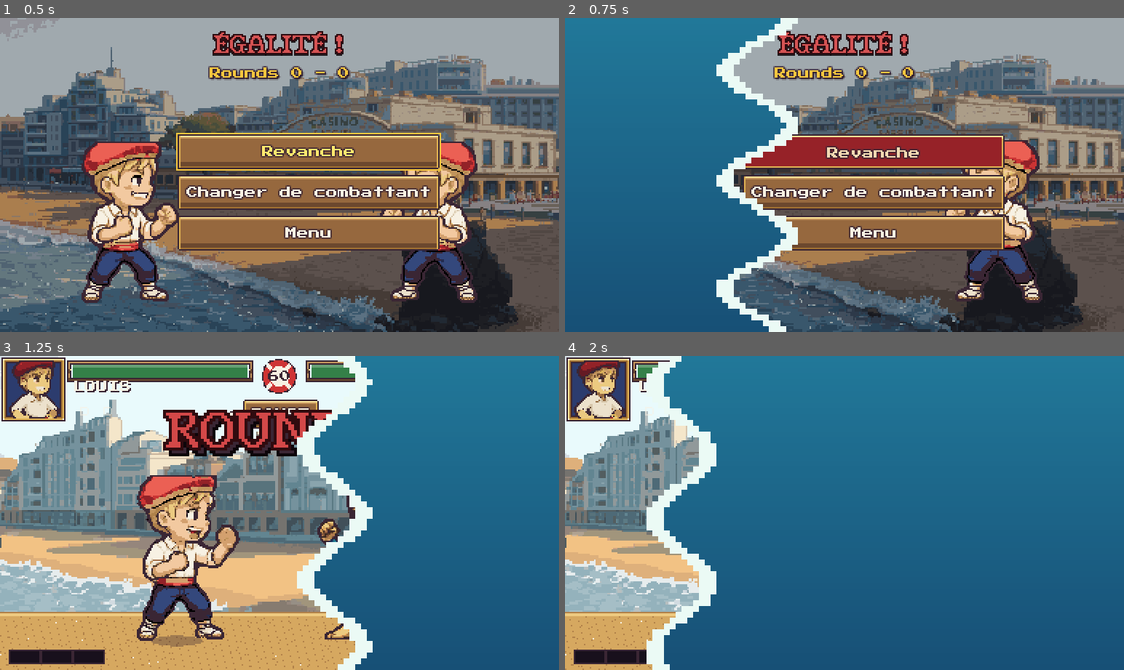
Above: before the commit, frames 1-4 (two rows, left to right).
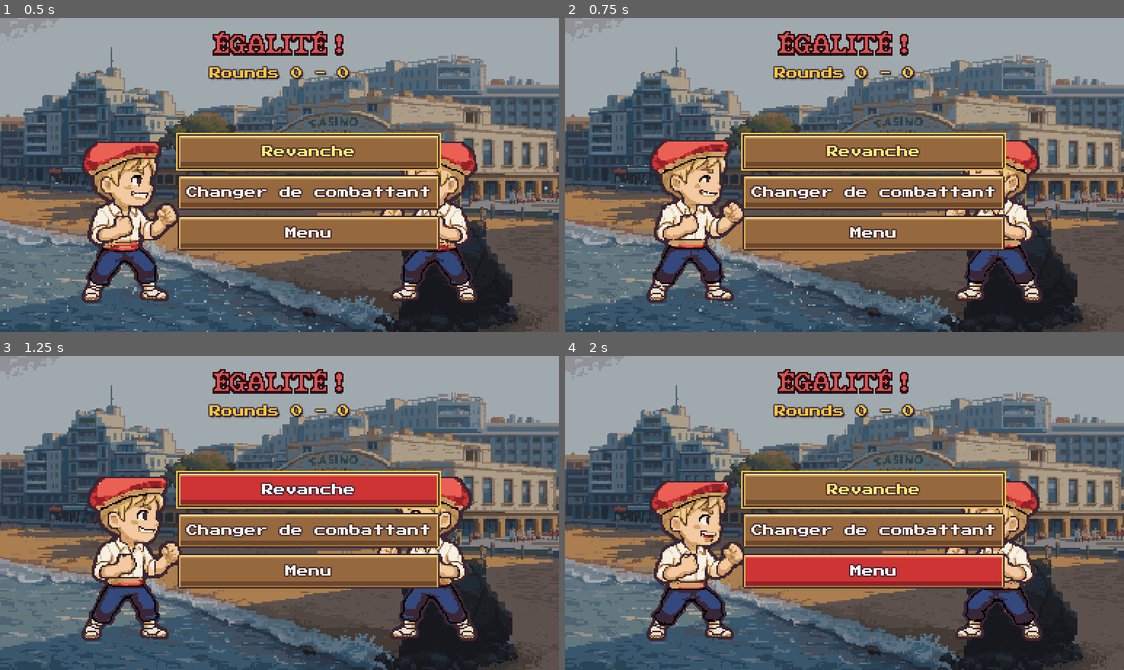
Above: after the commit, the same moments.

Repository: julienott/miarritze
Game: Godot game, scene res://src/ui/results/results.tscn
Two runs of this game, one before a commit and one after it. Both use one fixed random seed, a clock stepped at 60 frames per second and the inputs below. This scene is started directly instead of the project's main scene.
Inputs (mouse positions are in pixels of both pictures, inside the frame that each line leads up to):
- Up to frame 1 (0.5 s): no input
- Up to frame 2 (0.75 s): tap Enter (ui_accept) at 0.5 s; move the mouse to (967, 159) at 0.52 s; hold D (p1_right) from 0.53 s (still down); hold Enter (ui_accept) from 0.53 s (still down); click (967, 159) at 0.67 s
- Up to frame 3 (1.25 s): keep holding D (p1_right); keep holding Enter (ui_accept)
- Up to frame 4 (2 s): release D (p1_right) at 1.25 s; release Enter (ui_accept) at 1.25 s; drag from (732, 528) to (816, 575) at 1.27 s

Frame 1 is identical in both runs. In frame 2, 40% of the frame differs, in the area x 0-79%, y 0-100%; in frame 3, 99%; in frame 4, 100%, in the area x 0-100%, y 0-100%.

Commit message:
Manette : A, B et START dans ui_accept / ui_cancel (cause racine)
Godot ne met aucun bouton de manette dans ui_accept ni ui_cancel par
défaut : A ne validait rien et B ne revenait de nulle part dans les menus
(seuls la croix et le stick déplaçaient le focus). On ajoute A + START
(valider) et B (retour) au démarrage et après réinitialisation des touches.
En combat, B (= SPÉCIAL) n'ouvre pas la pause (START ou Échap) mais la
referme. Résultats : 0,7 s d'immunité, pour que les boutons martelés en fin
de combat ne valident ni ne quittent l'écran.

Co-Authored-By: Claude Opus 5.5 <noreply@anthropic.com>

Diff:
--- a/src/fight/view/fight_scene.gd
+++ b/src/fight/view/fight_scene.gd
@@ -226,7 +226,10 @@
 func _unhandled_input(event: InputEvent) -> void:
 	if event.is_action_pressed(&"debug_boxes") and OS.is_debug_build():
 		_debug.visible = not _debug.visible
-	elif event.is_action_pressed(&"ui_cancel") or InputDevice.is_start(event):
+	# B de la manette = SPÉCIAL en combat : il ne met en pause que s'il ferme
+	# la pause (START ou Échap l'ouvrent).
+	elif InputDevice.is_start(event) or (event.is_action_pressed(&"ui_cancel")
+			and (paused or not InputDevice.is_pad(event))):
 		if str(params.get("mode", "")) != "online":
 			get_viewport().set_input_as_handled()
 			_toggle_pause()
--- a/src/input/input_device.gd
+++ b/src/input/input_device.gd
@@ -86,15 +86,23 @@
 	return Input.get_connected_joypads().find(event.device)
 
 
-## Manette : START valide aussi dans les menus (ui_accept). À rappeler après
-## InputMap.load_from_project_settings() (réinitialisation des touches).
+## Godot ne met AUCUN bouton de manette dans ui_accept / ui_cancel par
+## défaut (seulement la croix et le stick dans ui_up…) : A et B ne faisaient
+## donc rien dans les menus. On ajoute A + START (valider) et B (retour).
+## À rappeler après InputMap.load_from_project_settings() (réinitialisation).
 static func install_menu_actions() -> void:
-	if not InputMap.has_action(&"ui_accept"):
+	_add_pad_button(&"ui_accept", JOY_BUTTON_A)
+	_add_pad_button(&"ui_accept", JOY_BUTTON_START)
+	_add_pad_button(&"ui_cancel", JOY_BUTTON_B)
+
+
+static func _add_pad_button(action: StringName, button: JoyButton) -> void:
+	if not InputMap.has_action(action):
 		return
-	for ev: InputEvent in InputMap.action_get_events(&"ui_accept"):
-		if ev is InputEventJoypadButton and (ev as InputEventJoypadButton).button_index == JOY_BUTTON_START:
+	for ev: InputEvent in InputMap.action_get_events(action):
+		if ev is InputEventJoypadButton and (ev as InputEventJoypadButton).button_index == button:
 			return
-	var start: InputEventJoypadButton = InputEventJoypadButton.new()
-	start.device = -1
-	start.button_index = JOY_BUTTON_START
-	InputMap.action_add_event(&"ui_accept", start)
+	var jb: InputEventJoypadButton = InputEventJoypadButton.new()
+	jb.device = -1
+	jb.button_index = button
+	InputMap.action_add_event(action, jb)
--- a/src/ui/results/results.gd
+++ b/src/ui/results/results.gd
@@ -6,6 +6,12 @@
 func _ready() -> void:
 	var params: Dictionary = SceneRouter.params
 	_mode = str(params.get("mode", ""))
+	# Les boutons du combat (A = PIED, B = SPÉCIAL à la manette, Espace) ne
+	# doivent pas valider ou quitter cet écran à peine arrivé.
+	_opened_ms = Time.get_ticks_msec()
+	get_viewport().gui_disable_input = true
+	get_tree().create_timer(INPUT_GRACE_MS / 1000.0).timeout.connect(func() -> void:
+		get_viewport().gui_disable_input = false)
 	var result: Dictionary = params.get("result", {})
 	var fight: Dictionary = params.get("fight", {})
 	UiKit.backdrop(self, "bg_beach", 0.35)
@@ -67,8 +73,16 @@
 
 
 ## B / Échap : en ligne, retour au salon ; sinon menu principal.
+const INPUT_GRACE_MS: int = 700
+var _opened_ms: int = 0
+
+
+func _exit_tree() -> void:
+	get_viewport().gui_disable_input = false
+
+
 func _unhandled_input(event: InputEvent) -> void:
-	if not event.is_action_pressed(&"ui_cancel"):
+	if not event.is_action_pressed(&"ui_cancel") or Time.get_ticks_msec() - _opened_ms < INPUT_GRACE_MS:
 		return
 	get_viewport().set_input_as_handled()
 	if _mode == "online":
